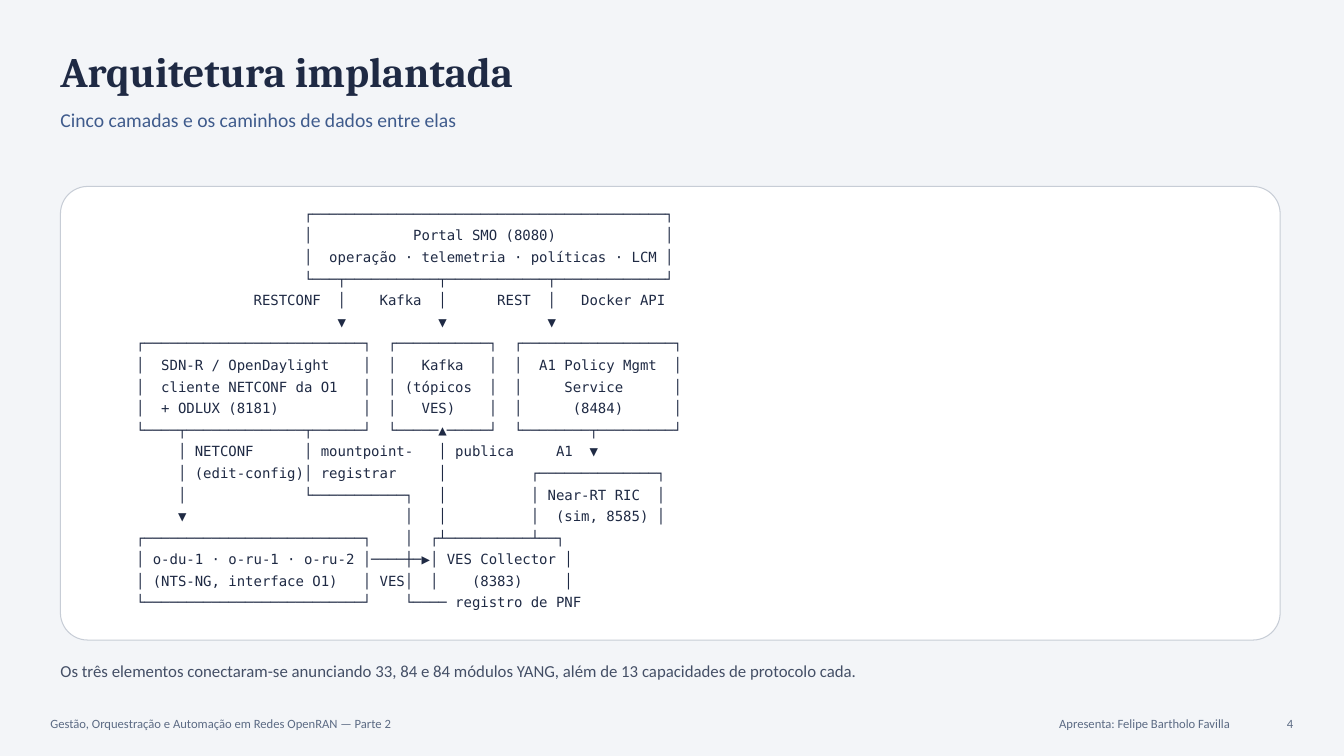
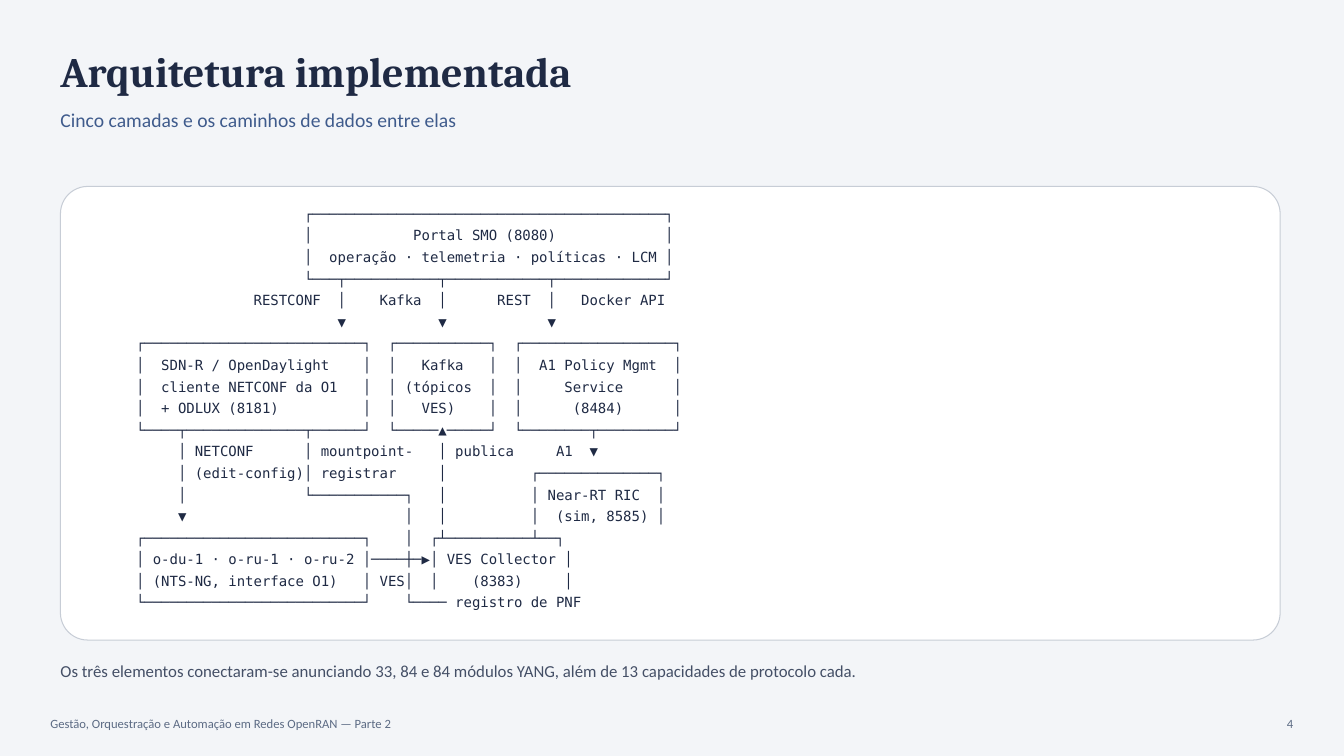
Before and after one commit to felipefavilla/smo-openran, a slide deck: slide 4 of docs/Apresentacao_Parte2_SMO_OpenRAN.pptx. Drawn at 1344x756 pixels with LibreOffice and Linux fonts; fonts in the diff are those of the drawing. Boxes give left, top, right and bottom in pixels: in the first picture for what was removed or moved away, otherwise in the second. Text is boxed around its words. In the diff, an @@ line names an element or a change of style, - is before the commit and + after.

```diff
--- a/docs/Apresentacao_Parte2_SMO_OpenRAN.pptx
+++ b/docs/Apresentacao_Parte2_SMO_OpenRAN.pptx
@@ text at (x1=60, y1=58, x2=572, y2=96): text changed @@
-Arquitetura implantada
+Arquitetura implementada
@@ text removed at (x1=1059, y1=719, x2=1230, y2=730) @@
-Apresenta: Felipe Bartholo Favilla
```
Also in this commit, not shown: 16 other slides changed, 27 other files.
